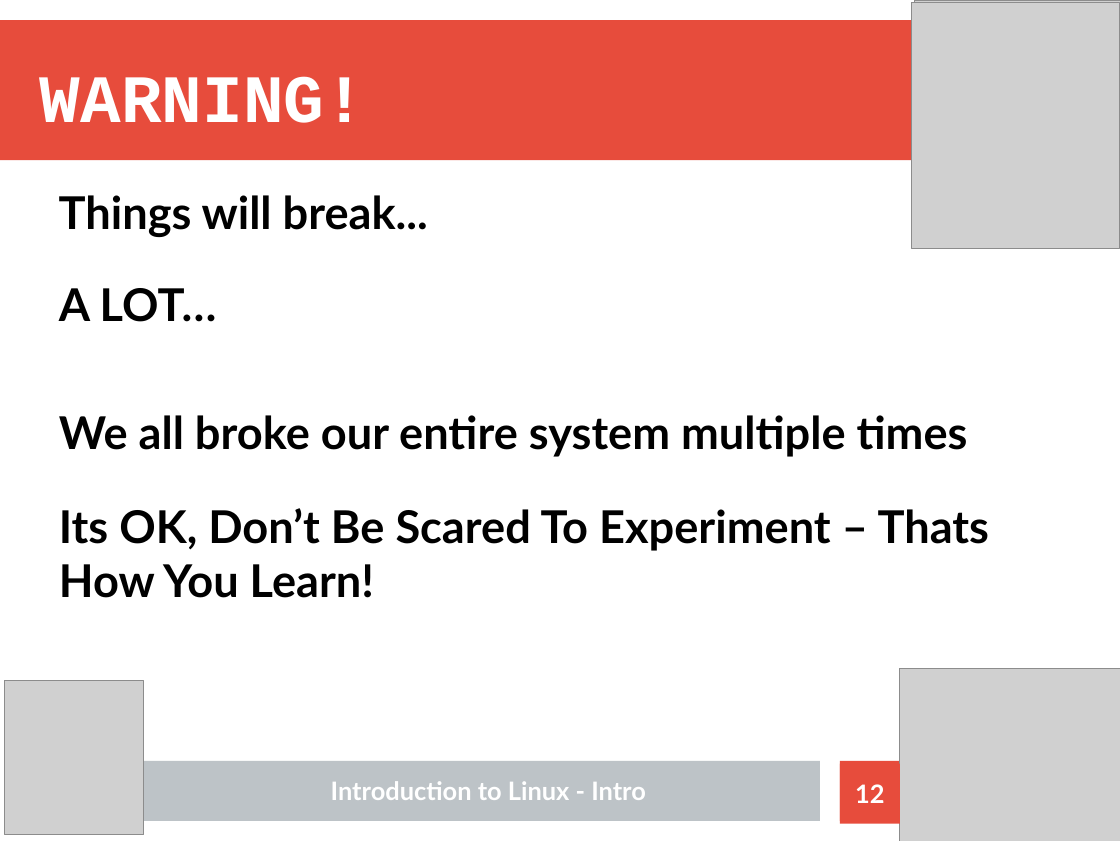
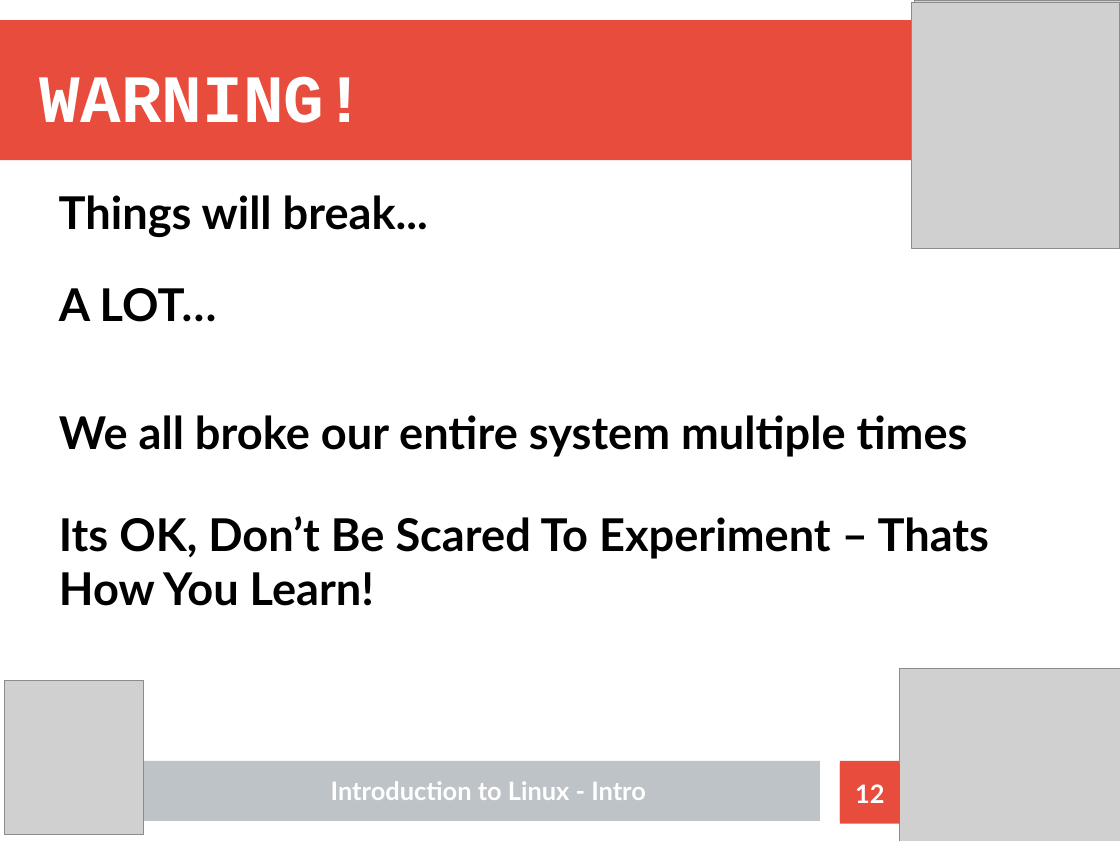
Before and after one commit to Nhlakanipho-Biyela/Intro_To_Linux_Course, a slide deck: slide 12 of Lecture_Slides/ITL_Lecture_1_Introduction_V2.odp. Drawn at 1120x841 pixels with LibreOffice and Linux fonts; fonts in the diff are those of the drawing; grey boxes stand for pictures. Boxes give left, top, right and bottom in pixels: in the first picture for what was removed or moved away, otherwise in the second. Text is boxed around its words. In the diff, an @@ line names an element or a change of style, - is before the commit and + after.

```diff
--- a/Lecture_Slides/ITL_Lecture_1_Introduction_V2.odp
+++ b/Lecture_Slides/ITL_Lecture_1_Introduction_V2.odp
@@ title "Its OK, Don’t Be Scared ...": place and size @@
-title "Its OK, Don’t Be Scared ..." at bbox=[59, 508, 989, 598]
+title "Its OK, Don’t Be Scared ..." at bbox=[59, 516, 989, 606]
```
Also in this commit, not shown: 1 other slide changed, 1 slide added, 6 other files.
